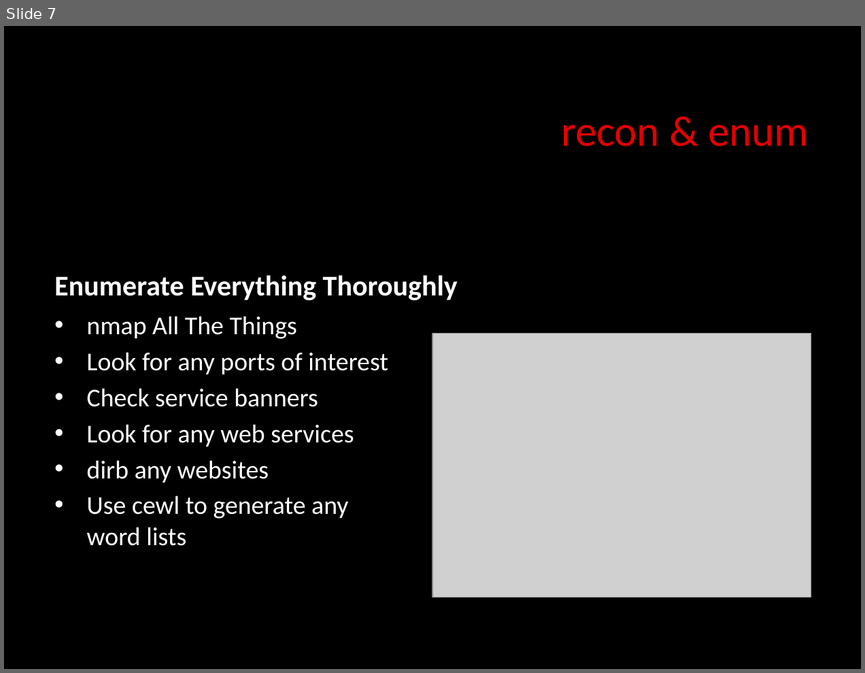
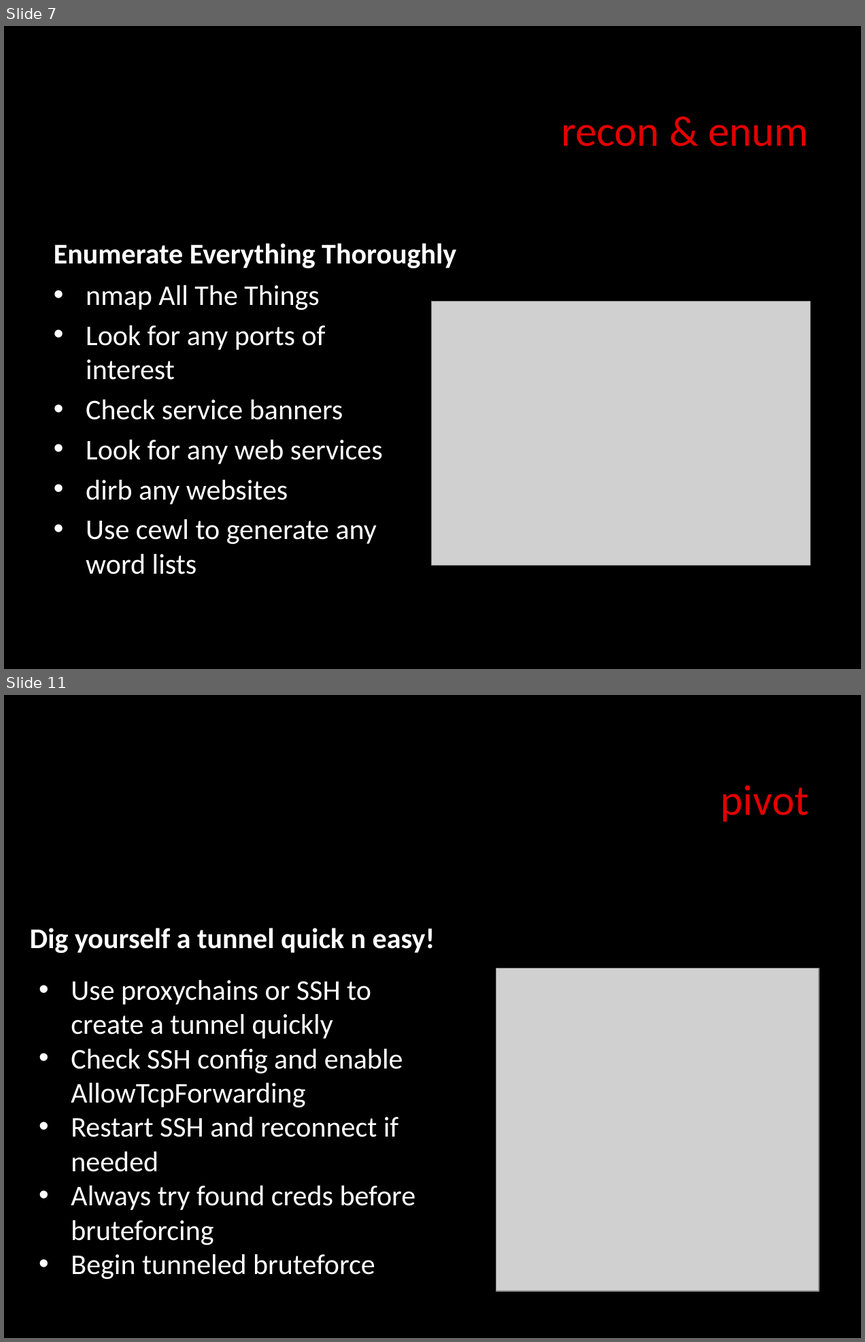
Before and after one commit to dc770/meetings, a slide deck: 0x00d/KnockingOnDC.pptx. Shown one above the other, each under a label of ours: slide 7 before the commit, slides 7 and 11 after it; the slides between them are not shown. The pictures are 865x673 and 865x1342 pixels, drawn with LibreOffice and Linux fonts; fonts in the diff are those of the drawing; grey boxes stand for pictures. Boxes give left, top, right and bottom in pixels: in the first picture for what was removed or moved away, otherwise in the second. Text is boxed around its words. In the diff, an @@ line names an element or a change of style, - is before the commit and + after.

```diff
--- a/0x00d/KnockingOnDC.pptx
+++ b/0x00d/KnockingOnDC.pptx
@@ slide 11 added at (x1=4, y1=695, x2=861, y2=1338), background #000000 @@
@@ text added at (x1=721, y1=785, x2=809, y2=821), 36 pt, text #E30000 @@
+pivot
@@ text added at (x1=30, y1=928, x2=435, y2=953), 24 pt, text #FFFFFF, bold @@
+Dig yourself a tunnel quick n easy!
@@ text added at (x1=71, y1=979, x2=416, y2=1279), 24 pt, text #FFFFFF @@
+• Use proxychains or SSH to create a tunnel quickly
+• Check SSH config and enable AllowTcpForwarding
+• Restart SSH and reconnect if needed
+• Always try found creds before bruteforcing
+• Begin tunneled bruteforce
@@ picture added at (x1=496, y1=968, x2=819, y2=1291) @@
@@ slide 7 changed as well @@
@@ 2 texts, 1 picture moved together from (x1=54, y1=275, x2=811, y2=597) to (x1=54, y1=243, x2=810, y2=574) @@
@@ text "nmap All The Things" at (x1=86, y1=284, x2=383, y2=574): size 21.6 to 24 pt @@
```
Also in this commit, not shown: 9 other slides changed, 7 other slides added, 9 slides removed.
